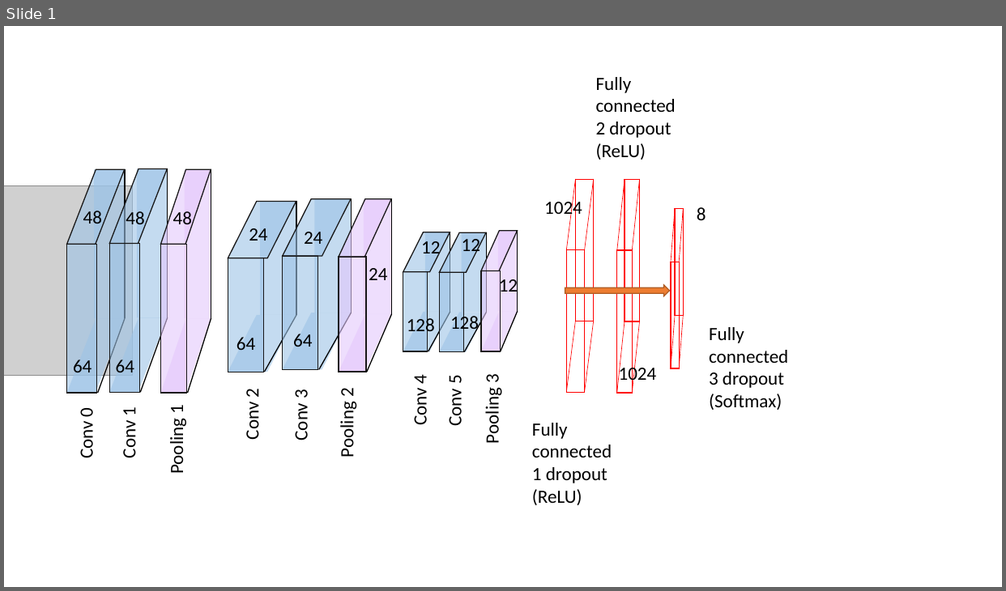
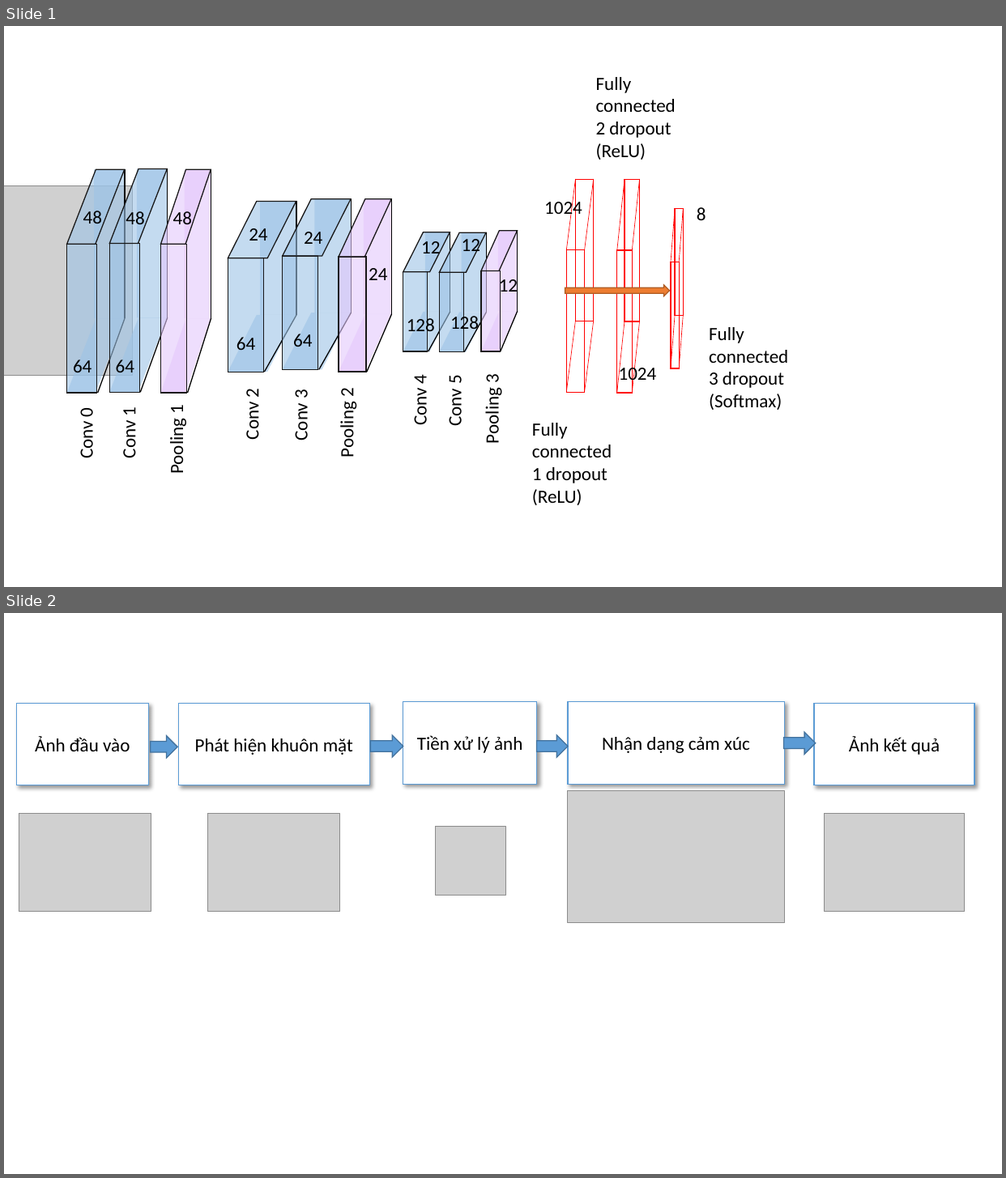
Before and after one commit to huyhnueit68/khoa-luan-tot-nghiep, a slide deck: Thư mục ảnh đi kèm/Ve hinh.pptx. Shown one above the other, each under a label of ours: slide 1 before the commit, slides 1 and 2 after it. The pictures are 1006x591 and 1006x1178 pixels, drawn with LibreOffice and Linux fonts; fonts in the diff are those of the drawing; grey boxes stand for pictures. Boxes give left, top, right and bottom in pixels: in the first picture for what was removed or moved away, otherwise in the second. Text is boxed around its words. In the diff, an @@ line names an element or a change of style, - is before the commit and + after.

```diff
--- a/Thư mục ảnh đi kèm/Ve hinh.pptx
+++ b/Thư mục ảnh đi kèm/Ve hinh.pptx
@@ slide 2 added at [4, 613, 1002, 1174], background #FFFFFF @@
@@ rectangle added at [16, 704, 148, 786], fill #FFFFFF, outline #5B9BD5 1 pt, 18 pt, text #000000 @@
+Ảnh đầu vào
@@ rectangle added at [178, 704, 370, 786], fill #FFFFFF, outline #5B9BD5 1 pt, 18 pt, text #000000 @@
+Phát hiện khuôn mặt
@@ rectangle added at [403, 702, 536, 785], fill #FFFFFF, outline #5B9BD5 1 pt, 18 pt, text #000000 @@
+Tiền xử lý ảnh
@@ rectangle added at [568, 702, 785, 785], fill #FFFFFF, outline #5B9BD5 1 pt, 18 pt, text #000000 @@
+Nhận dạng cảm xúc
@@ rectangle added at [814, 704, 974, 786], fill #FFFFFF, outline #5B9BD5 1 pt, 18 pt, text #000000 @@
+Ảnh kết quả
@@ right arrow added at [784, 732, 816, 754], fill #5B9BD5, outline #43739E 1 pt @@
@@ right arrow added at [151, 736, 177, 757], fill #5B9BD5, outline #43739E 1 pt @@
@@ right arrow added at [371, 735, 404, 756], fill #5B9BD5, outline #43739E 1 pt @@
@@ right arrow added at [537, 735, 568, 756], fill #5B9BD5, outline #43739E 1 pt @@
@@ picture added at [568, 791, 785, 924] @@
@@ picture added at [19, 813, 151, 912] @@
@@ picture added at [207, 813, 339, 912] @@
@@ picture added at [435, 826, 506, 896] @@
@@ picture added at [825, 813, 965, 912] @@
```
Also in this commit, not shown: 9 other files.
